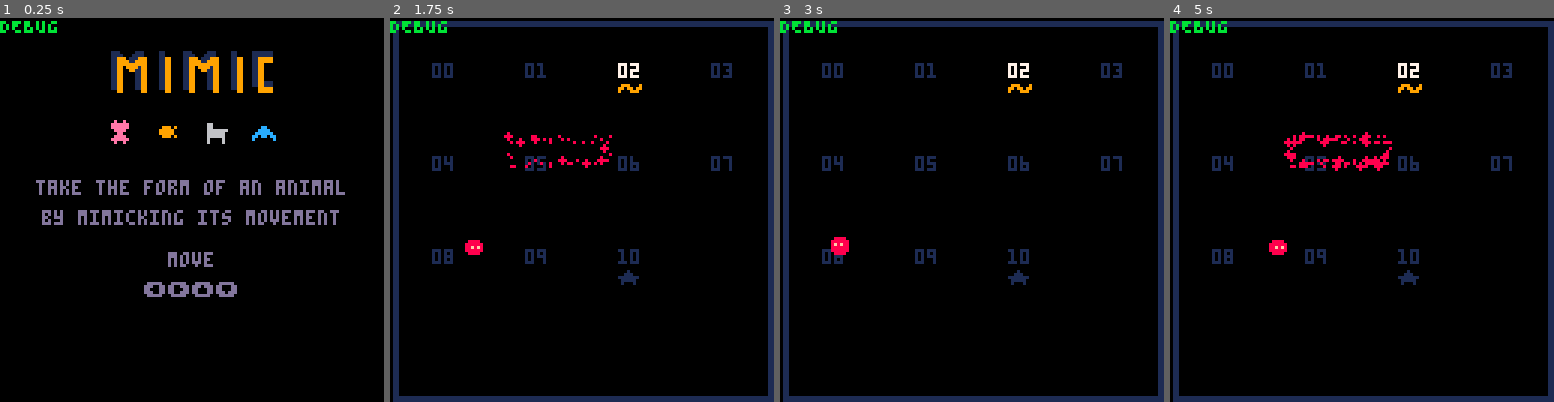
Above: before the commit, frames 1-4 (left to right).
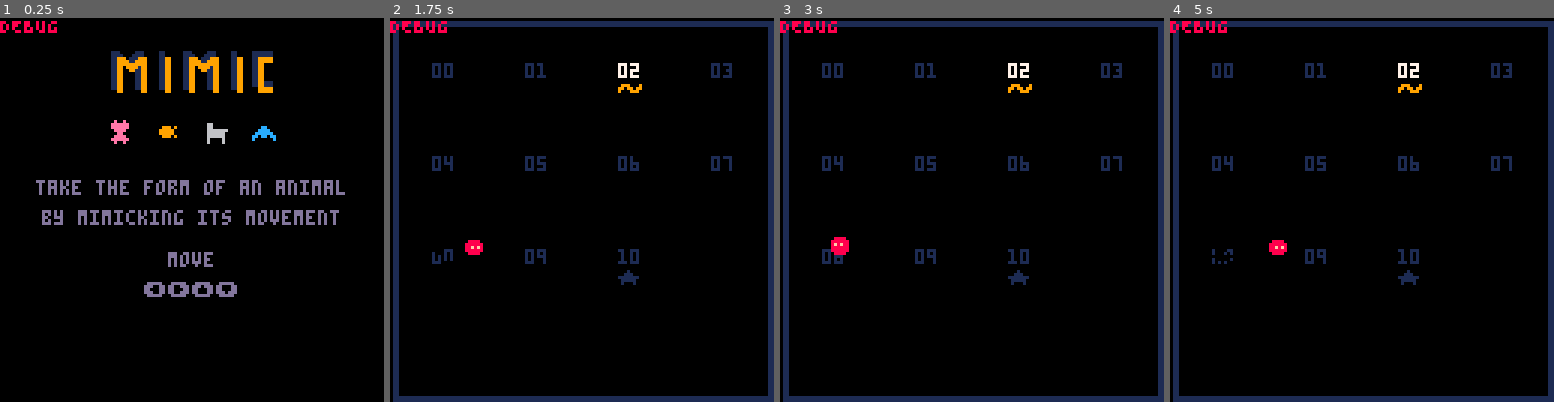
Above: after the commit, the same moments.

Repository: sourencho/mimic
Game: PICO-8 cartridge mimic.p8
Same seed, same stepped clock (60 frames per second), same inputs: the game is played once before the commit and once after it.
Inputs:
- Up to frame 1 (0.25 s): no input
- Up to frame 2 (1.75 s): tap X (X key) at 0.33, 1.07 s; tap O (Z key) at 0.7, 1.7 s; hold Right from 1.6 s (still down)
- Up to frame 3 (3 s): tap X (X key) at 1.85, 2.97 s; release Right at 2.1 s; tap O (Z key) at 2.1, 2.5, 2.9 s; hold Up 2.15-2.42 s; hold Right from 2.47 s (still down)
- Up to frame 4 (5 s): release Right at 3.03 s; hold Left 3.08-3.58 s; tap O (Z key) every 0.4 s from 3.3 to 4.9 s; hold Down 3.63-3.97 s; hold Right 4.02-4.68 s; tap X (X key) at 4.08 s; hold Up from 4.73 s (still down)

The runs differ from the first frame. In frame 1, 0.3% of the frame differs, in the area x 0-15%, y 0-4%; in frame 2, 0.7%; in frame 3, 0.3%; in frame 4, 1.1%, in the area x 0-58%, y 0-65%.

Commit message:
Player transform vfx pattern ... felt kinda hacky

Diff:
--- a/mimic.p8
+++ b/mimic.p8
@@ -25,7 +25,7 @@
 
 debug_mode = true
 SHOW_STATS = false
-debug_title = "DEBUG\n"
+debug = "DEBUG\n"
 
 -- spr numbers
 fish_spr = 7
@@ -541,7 +541,7 @@
     -- vfx
     local frame_len = #a.pattern - 1
     sfx(change_pattern_sfx)
-    transform_vfx(a)
+    transform_vfx(a, get_spr_col(a.spr))
     confused_effects(a, new_move, old_move)
     pause(slow_speed * 2)
 end
@@ -649,8 +649,8 @@
 
 player_spr = 5
 player_pattern = {}
-player_pattern_i = 0
-player_pattern_size = 10 -- must be 1 longer than the max npc pattern length
+player_pattern_i = 1
+player_pattern_size = 10 -- must be at least 1 longer than the max npc pattern length
 player_move_abilities = {ground, win}
 player_push_abilities = {rock_small, tree_small, cloud_small}
 
@@ -673,7 +673,7 @@
     if (btnp(2)) pl.dy = -1
     if (btnp(3)) pl.dy = 1
     if (btnp(4) and debug_mode) then
-        transform_vfx(actors[1])
+        transform_vfx(pl)
     end
     if (btnp(5)) then
         if game.state == "splash" then
@@ -710,6 +710,8 @@
         return
     end
 
+    p.t += 1
+
     -- save player pattern
     player_pattern_i += 1
     if player_pattern_i > player_pattern_size then
@@ -765,7 +767,8 @@
             if is_mimic(player_pattern, a.pattern, player_pattern_size, player_pattern_i) then
                 if(pl.spr != a.spr) then
                     play_player_sfx("transform")
-                    transform_vfx(a)
+                    transform_vfx(a, 8)
+                    transform_vfx(pl, get_spr_col(a.spr))
                 end
                 pl.move_abilities = copy_table(a.move_abilities)
                 pl.push_abilities = copy_table(a.push_abilities)
@@ -789,8 +792,8 @@
                a.no_trans_count <= 0 and b.no_trans_count <= 0 then
                 merge_animals(a, b)
                 play_player_sfx("transform")
-                transform_vfx(a)
-                transform_vfx(b)
+                transform_vfx(a, get_spr_col(b.spr))
+                transform_vfx(b, get_spr_col(a.spr))
             end
         end
     end
@@ -840,7 +843,7 @@
 function get_pattern_tile_coords(a)
     local coords = {}
     local loc = {a.x, a.y}
-    for i=0,8 do
+    for i=0,7 do
         local pattern_move = get_pattern_move_offset(a, i)
         local new_loc = {
             loc[1] + pattern_move[1],
@@ -851,6 +854,31 @@
         end
         loc = new_loc
     end
+    return coords
+end
+
+function get_player_pattern_coords()
+    local coords = {}
+    for i=3,1,-1 do
+        local p_i = ((player_pattern_i - i) % player_pattern_size) + 1
+        local pattern_move = player_pattern[p_i]
+        add(coords, pattern_move)
+    end
+    return rev_pattern(coords)
+end
+
+function get_player_pattern_tile_coords()
+    local coords = {}
+    local loc = {pl.x, pl.y}
+    for pattern_move in all(get_player_pattern_coords()) do
+        local new_loc = {
+            loc[1] - pattern_move[1],
+            loc[2] - pattern_move[2],
+        }
+        add(coords, new_loc)
+        loc = new_loc
+    end
+    add(coords, {pl.x, pl.y})
     return coords
 end
 
@@ -1095,9 +1123,14 @@
     explode_vfx(pos, 10, 1.5, 40, 30, 90, 0.3, 1.5)
 end
 
-function transform_vfx(a)
+function transform_vfx(a, col1, col2)
     -- get tiles
-    local tiles = get_pattern_tile_coords(a)
+    local tiles
+    if is_player(a) then
+        tiles = get_player_pattern_tile_coords(a)
+    else
+        tiles = get_pattern_tile_coords(a)
+    end
 
     -- gen lines
     tile_lines = {}
@@ -1121,7 +1154,7 @@
     -- draw lines
     for i=1,#tiles do
         for k, l in pairs(tile_lines[i]) do
-            fuzz_line_vfx(l, 8, get_spr_col(a.spr))
+            fuzz_line_vfx(l, col1, col2)
         end
     end
 
@@ -1349,7 +1382,7 @@
 -- debug
 
 function draw_debug()
-    print(debug_title, 0, 0, 11)
+    print(debug, 0, 0, 8)
     if SHOW_STATS then
         print("mem: "..stat(0),80,0,7)
         print("cpu: "..stat(1),80,10,7)
@@ -1358,7 +1391,7 @@
 
 function debug_log(s)
     if(s == null) s = "nil"
-    debug..=s.."\n"
+    debug = s.."\n"..debug
 end
 
 function debug_log_table(xs)
